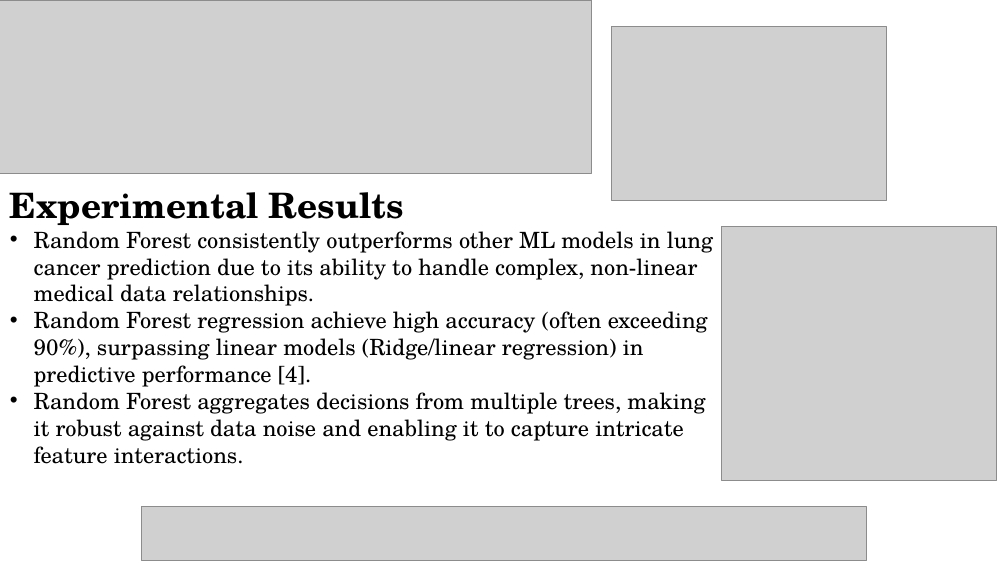
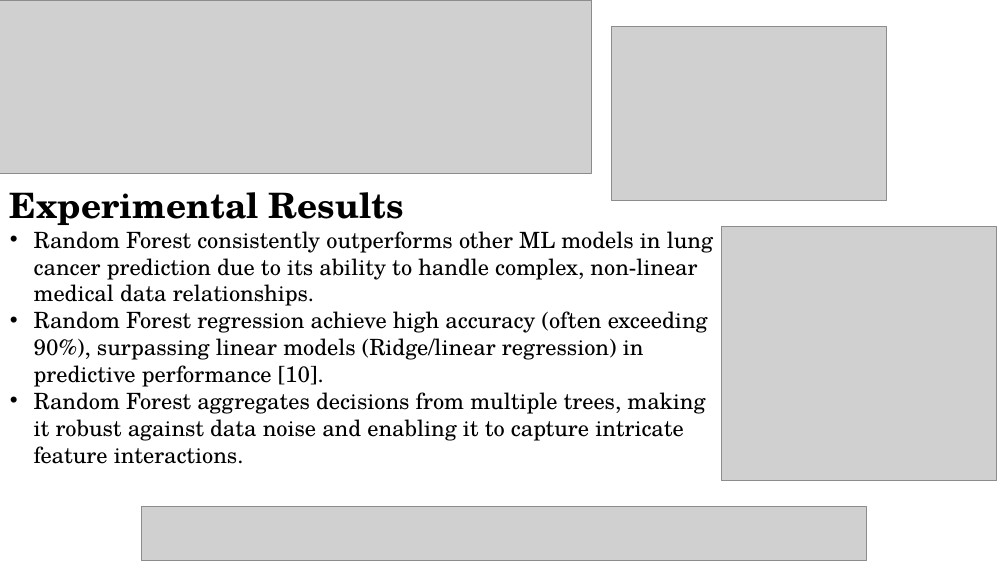
Before and after one commit to aadipoddar/Lung-Cancer-ML, a slide deck: slide 10 of Paper Presentation Template_NMITCON2025[1].ppt (slide 8 before the commit). Drawn at 1008x567 pixels with LibreOffice and Linux fonts; fonts in the diff are those of the drawing; grey boxes stand for pictures. Boxes give left, top, right and bottom in pixels: in the first picture for what was removed or moved away, otherwise in the second. Text is boxed around its words. In the diff, an @@ line names an element or a change of style, - is before the commit and + after.

```diff
--- a/Paper Presentation Template_NMITCON2025[1].ppt
+++ b/Paper Presentation Template_NMITCON2025[1].ppt
@@ text at (34,311,708,387): text changed @@
-• Random Forest regression achieve high accuracy (often exceeding 90%), surpassing linear models (Ridge/linear regression) in predictive performance [4].
+• Random Forest regression achieve high accuracy (often exceeding 90%), surpassing linear models (Ridge/linear regression) in predictive performance [10].
```
Also in this commit, not shown: 4 other slides changed, 5 slides added, 1 other file.
